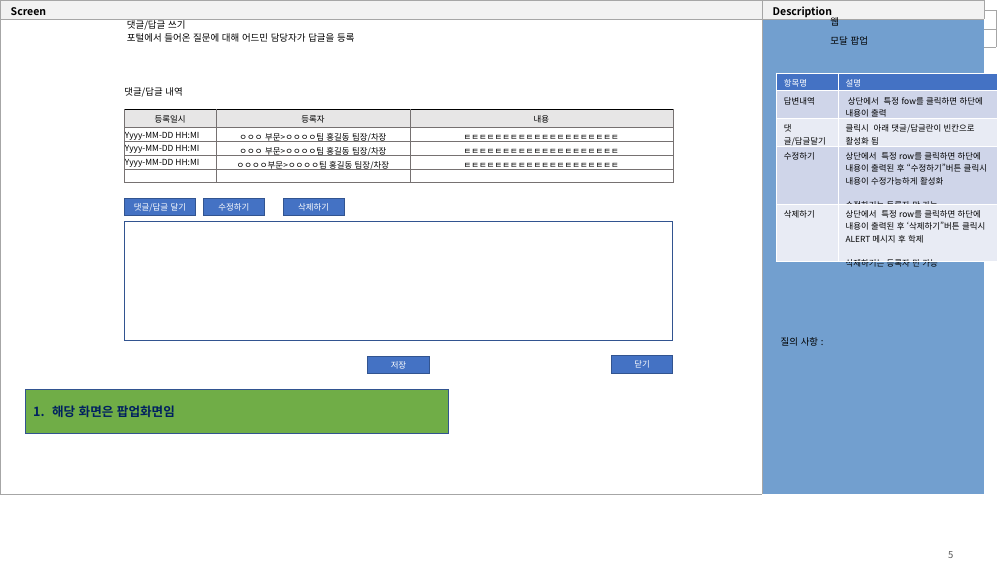
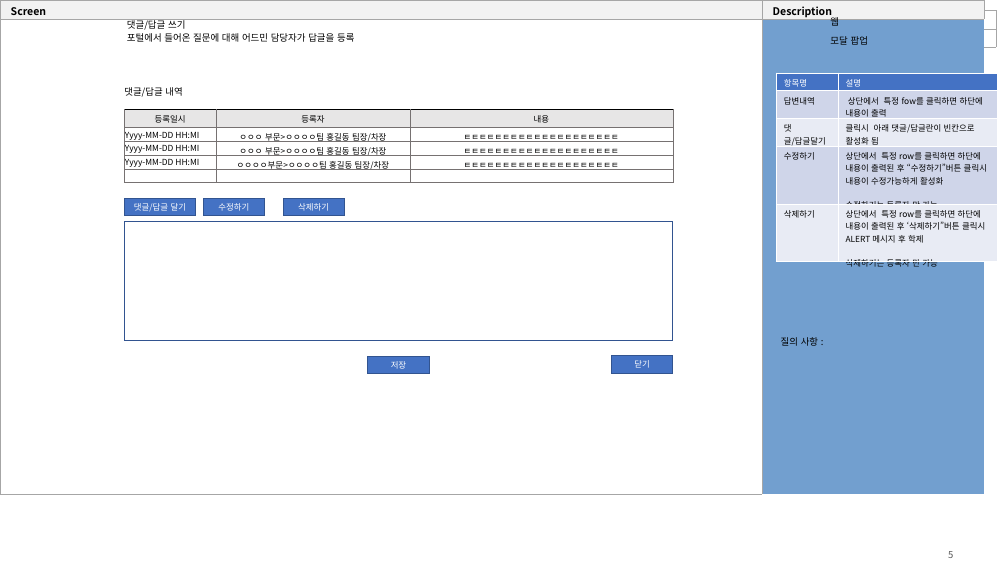
Before and after one commit to yamdeng/ktds-publish, a slide deck: slide 5 of docs/퍼블_모달작업.pptx. Drawn at 1008x567 pixels with LibreOffice and Linux fonts; fonts in the diff are those of the drawing. Boxes give left, top, right and bottom in pixels: in the first picture for what was removed or moved away, otherwise in the second. Text is boxed around its words. In the diff, an @@ line names an element or a change of style, - is before the commit and + after.

```diff
--- a/docs/퍼블_모달작업.pptx
+++ b/docs/퍼블_모달작업.pptx
@@ rectangle removed at (26, 390, 448, 434) @@
-1. 해당 화면은 팝업화면임
```
Also in this commit, not shown: 6 other slides changed, 5 other files.
